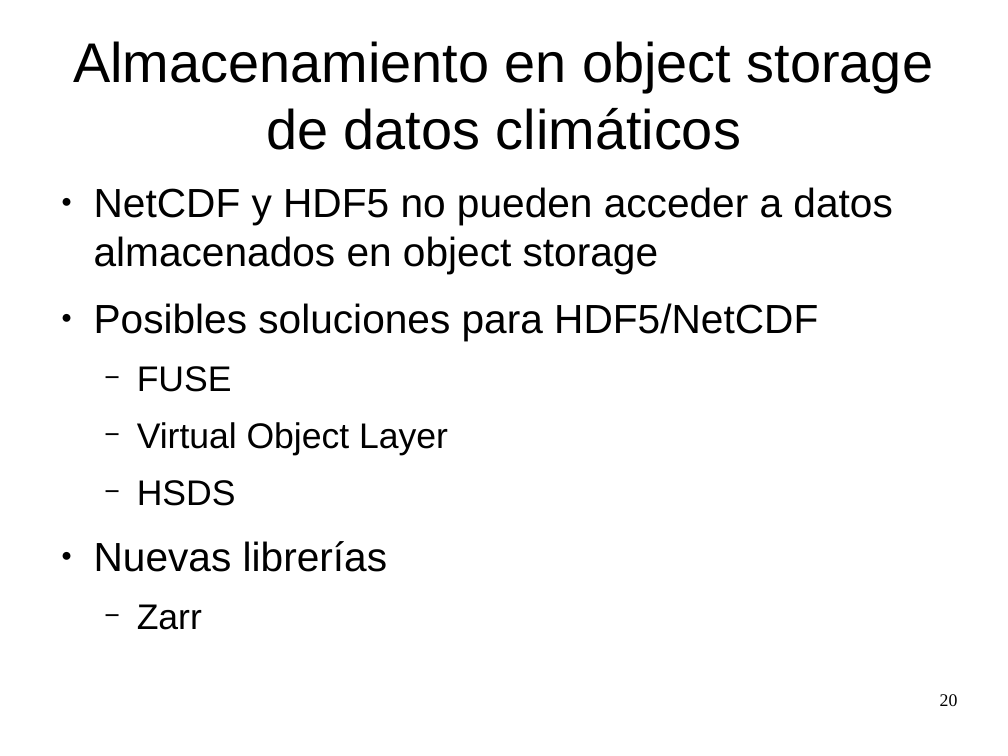
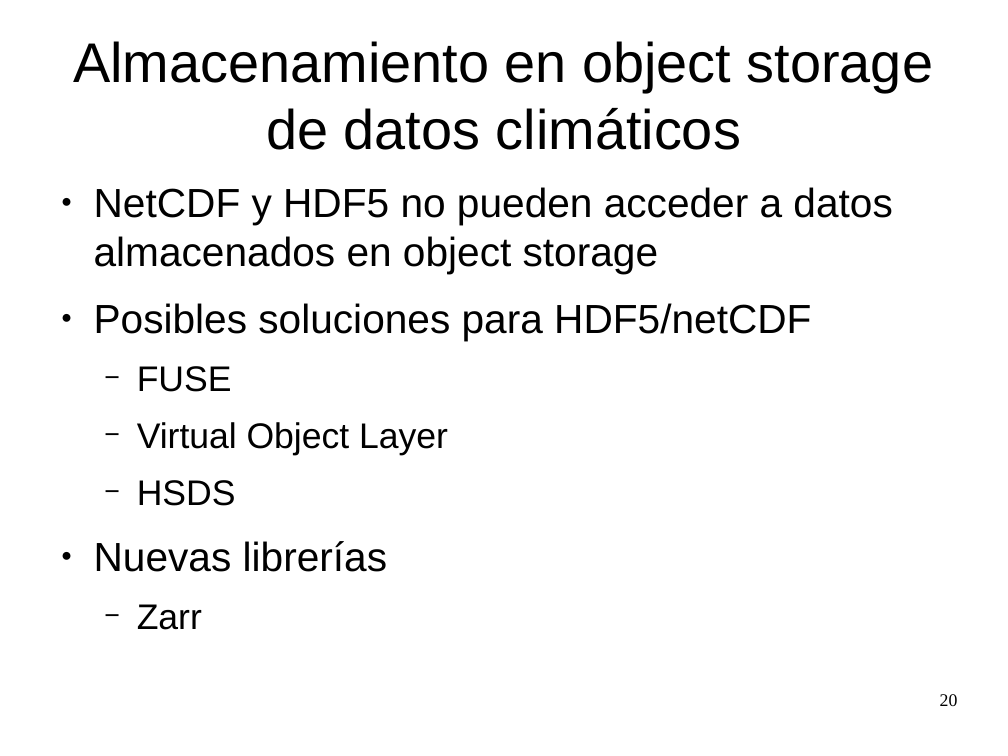
Before and after one commit to zequihg50/tfm, a slide deck: slide 20 of presentacion.odp. Drawn at 1008x756 pixels with LibreOffice and Linux fonts; fonts in the diff are those of the drawing. Boxes give left, top, right and bottom in pixels: in the first picture for what was removed or moved away, otherwise in the second. Text is boxed around its words. In the diff, an @@ line names an element or a change of style, - is before the commit and + after.

```diff
--- a/presentacion.odp
+++ b/presentacion.odp
@@ text at (94,303,811,340): text changed @@
-● Posibles soluciones para HDF5/NetCDF
+● Posibles soluciones para HDF5/netCDF
```
Also in this commit, not shown: 16 other slides changed, 2 slides added, 2 slides removed, 1 other file.
